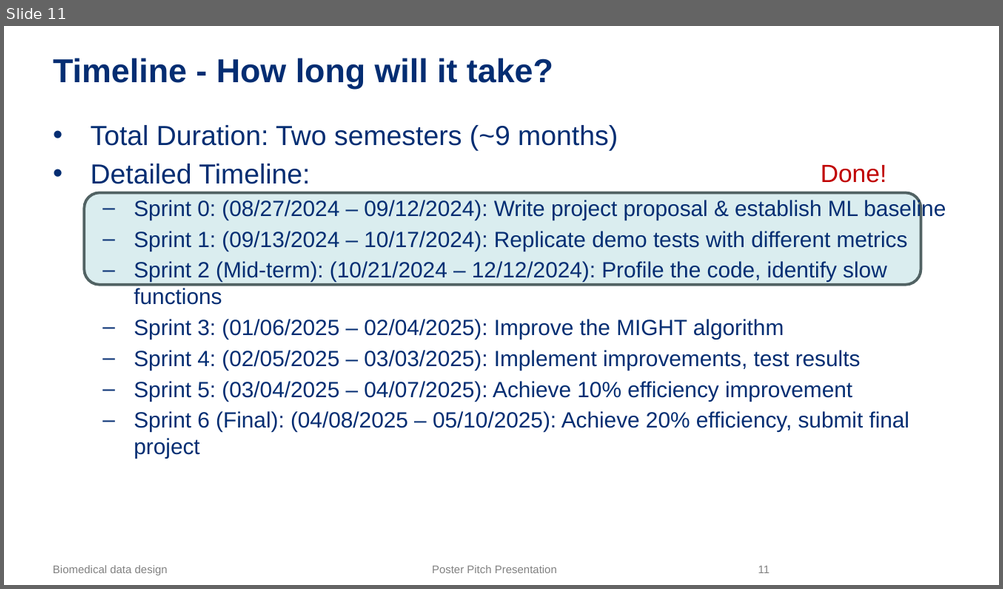
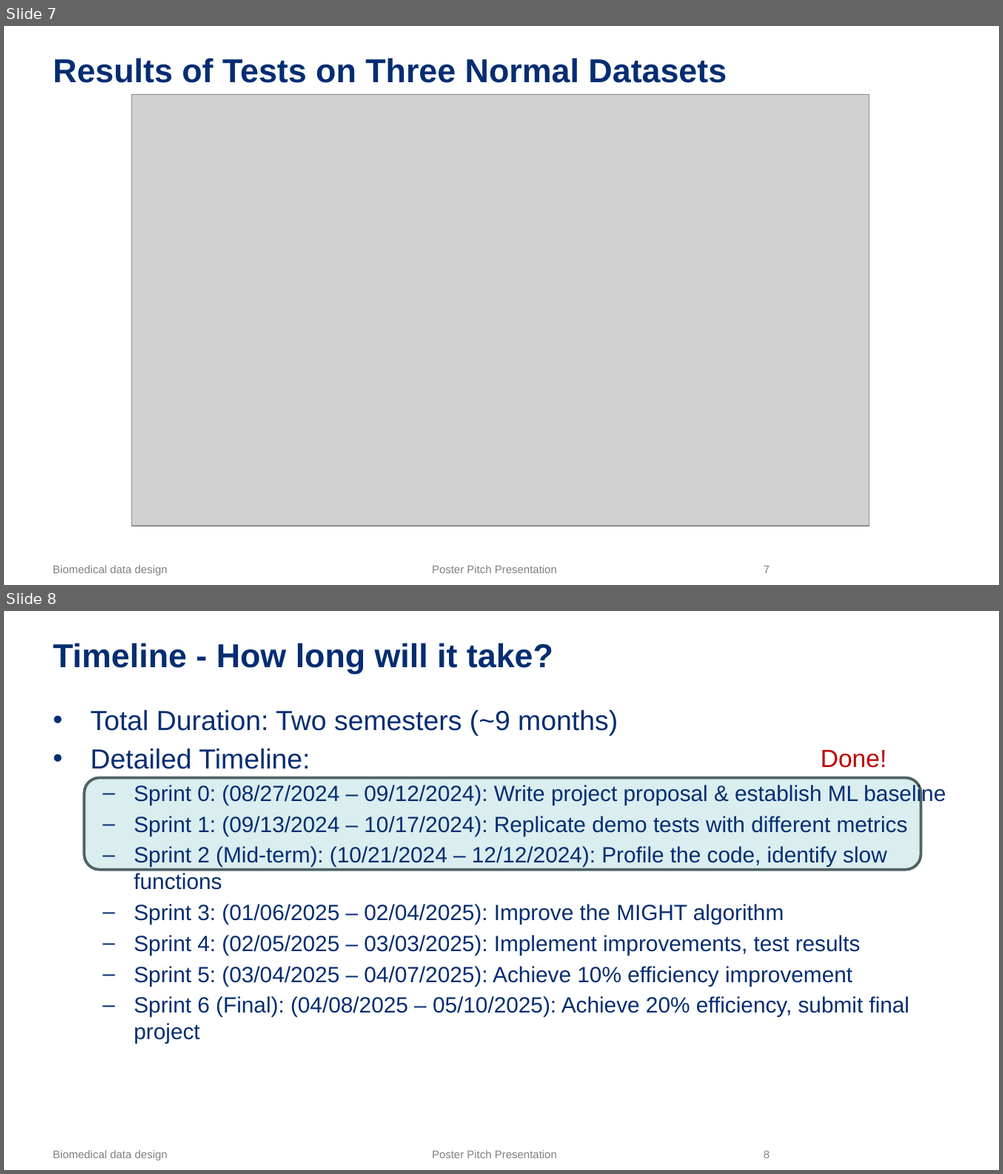
Before and after one commit to NeuroDataDesign/Cancer, a slide deck: Pitch deck.pptx. Shown one above the other, each under a label of ours: slide 11 before the commit, slides 7 and 8 after it. The pictures are 1003x589 and 1003x1174 pixels, drawn with LibreOffice and Linux fonts; fonts in the diff are those of the drawing; grey boxes stand for pictures; background and template pictures are left out. Boxes give left, top, right and bottom in pixels: in the first picture for what was removed or moved away, otherwise in the second. Text is boxed around its words. In the diff, an @@ line names an element or a change of style, - is before the commit and + after.

```diff
--- a/Pitch deck.pptx
+++ b/Pitch deck.pptx
@@ slide 7 added at (4,26,999,585), background #FFFFFF; not listed: 3 template elements that a slide beside it also shows @@
@@ title added at (53,58,726,83), 24 pt, text #042D72, bold @@
+Results of Tests on Three Normal Datasets
@@ picture added at (131,95,868,526) @@
@@ what was slide 11 is now slide 8 @@
@@ page number at (763,1150,769,1159): text changed @@
-11
+8
```
Also in this commit, not shown: 3 slides changed, 3 other slides added, 9 slides removed, 1 other file.
